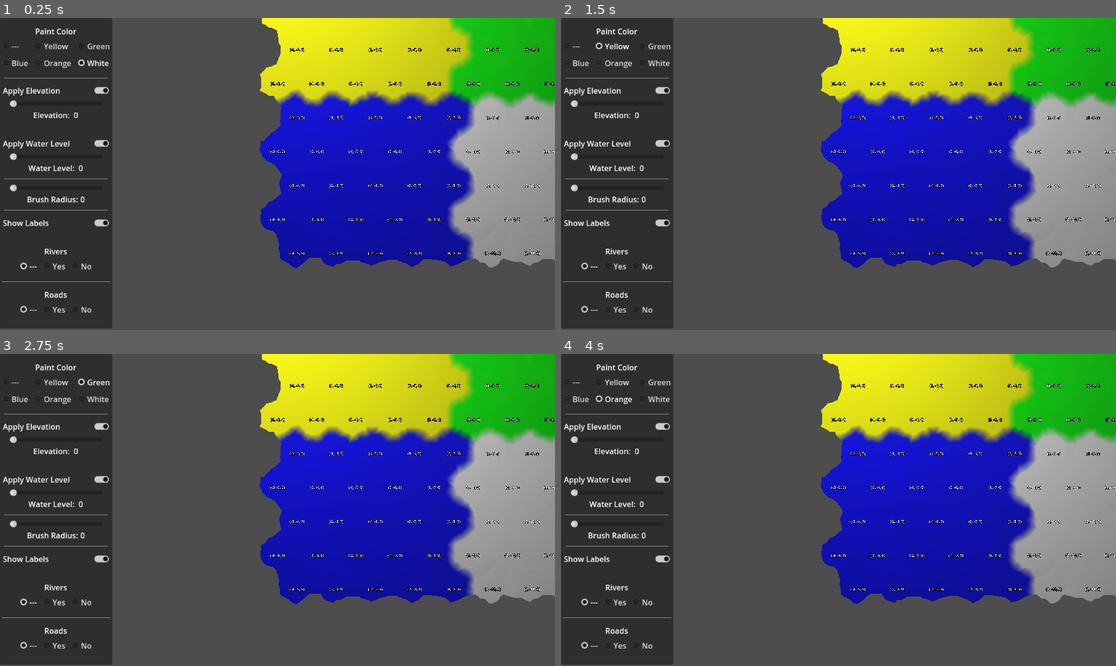
Above: before the commit, frames 1-4 (two rows, left to right).
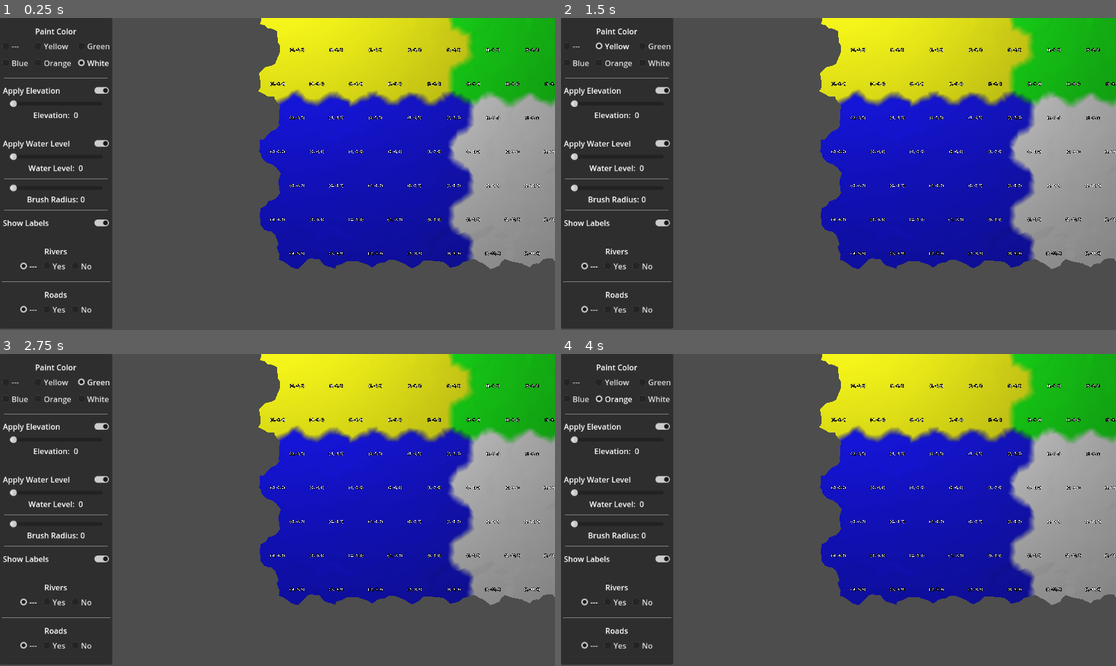
Above: after the commit, the same moments.

Repository: davepruitt/hex_map_godot
Game: Godot game, scene res://main.tscn
Two runs of this game, one before a commit and one after it. Both use one fixed random seed, a clock stepped at 60 frames per second and the inputs below.
Inputs:
- Up to frame 1 (0.25 s): no input
- Up to frame 2 (1.5 s): click "---" at 0.5 s; click "Yellow" at 1.25 s
- Up to frame 3 (2.75 s): click "Green" at 2 s
- Up to frame 4 (4 s): click "Blue" at 2.75 s; click "Orange" at 3.5 s

The runs differ from the first frame. In frame 1, 0.5% of the frame differs, in the area x 46-100%, y 0-81%; in frame 2, 0.5%; in frame 3, 0.5%; in frame 4, 0.5%.

Commit message:
Continued working on shore water to make it so it appears better when next to large cliffs. Completed through section 5.1 of tutorial 8.

Diff:
--- a/hex_project_godot/hex_grid_chunk.gd
+++ b/hex_project_godot/hex_grid_chunk.gd
@@ -711,15 +711,15 @@
 func _triangulate_open_water (direction: HexDirectionsClass.HexDirections,
 	cell: HexCell, neighbor: HexCell, center: Vector3) -> void:
 
-	var c1: Vector3 = center + HexMetrics.get_first_solid_corner(direction)
-	var c2: Vector3 = center + HexMetrics.get_second_solid_corner(direction)
+	var c1: Vector3 = center + HexMetrics.get_first_water_corner(direction)
+	var c2: Vector3 = center + HexMetrics.get_second_water_corner(direction)
 
 	_water.add_perturbed_triangle(center, c2, c1,
 		Color.WHITE, Color.WHITE, Color.WHITE,
 		)
 
 	if (direction <= HexDirectionsClass.HexDirections.SE) and (neighbor != null):
-		var bridge: Vector3 = HexMetrics.get_bridge(direction)
+		var bridge: Vector3 = HexMetrics.get_water_bridge(direction)
 		var e1: Vector3 = c1 + bridge
 		var e2: Vector3 = c2 + bridge
 
@@ -732,15 +732,15 @@
 				return
 
 			_water.add_perturbed_triangle(c2,
-				c2 + HexMetrics.get_bridge(HexDirectionsClass.next(direction)),
+				c2 + HexMetrics.get_water_bridge(HexDirectionsClass.next(direction)),
 				e2, Color.WHITE, Color.WHITE, Color.WHITE)
 
 func _triangulate_shore_water (direction: HexDirectionsClass.HexDirections,
 	cell: HexCell, neighbor: HexCell, center: Vector3) -> void:
 
 	var e1: EdgeVertices = EdgeVertices.new(
-		center + HexMetrics.get_first_solid_corner(direction),
-		center + HexMetrics.get_second_solid_corner(direction)
+		center + HexMetrics.get_first_water_corner(direction),
+		center + HexMetrics.get_second_water_corner(direction)
 	)
 
 	_water.add_perturbed_triangle(center, e1.v2, e1.v1,
@@ -752,10 +752,11 @@
 	_water.add_perturbed_triangle(center, e1.v5, e1.v4,
 		Color.WHITE, Color.WHITE, Color.WHITE)
 
-	var bridge: Vector3 = HexMetrics.get_bridge(direction)
+	var center2: Vector3 = neighbor.position
+	center2.y = center.y
 	var e2: EdgeVertices = EdgeVertices.new(
-		e1.v1 + bridge,
-		e1.v5 + bridge
+		center2 + HexMetrics.get_second_solid_corner(HexDirectionsClass.opposite(direction)),
+		center2 + HexMetrics.get_first_solid_corner(HexDirectionsClass.opposite(direction))
 	)
 
 	_water_shore.add_perturbed_quad_with_uv(e1.v1, e1.v2, e2.v1, e2.v2,
@@ -773,12 +774,19 @@
 
 	var next_neighbor: HexCell = cell.get_neighbor(HexDirectionsClass.next(direction))
 	if (next_neighbor != null):
+		var v3: Vector3 = next_neighbor.position
+		if (next_neighbor.is_underwater):
+			v3 += HexMetrics.get_first_water_corner(HexDirectionsClass.previous(direction))
+		else:
+			v3 += HexMetrics.get_first_solid_corner(HexDirectionsClass.previous(direction))
+		v3.y = center.y
+
 		var v_val: float = 1.0
 		if (next_neighbor.is_underwater):
 			v_val = 0.0
 
 		_water_shore.add_perturbed_triangle_with_uv(e1.v5,
-			e1.v5 + HexMetrics.get_bridge(HexDirectionsClass.next(direction)),
+			v3,
 			e2.v5,
 			Color.WHITE, Color.WHITE, Color.WHITE,
 			Vector2(0, 0),
--- a/hex_project_godot/hex_metrics.gd
+++ b/hex_project_godot/hex_metrics.gd
@@ -18,7 +18,7 @@
 	Vector3(0, 0, OUTER_RADIUS),
 ]
 
-const SOLID_FACTOR: float = 0.75
+const SOLID_FACTOR: float = 0.8
 
 const BLEND_FACTOR: float = 1.0 - SOLID_FACTOR
 
@@ -49,6 +49,10 @@
 const RIVER_SURFACE_ELEVATION_OFFSET: float = 0.5 * STREAM_BED_ELEVATION_OFFSET
 
 const WATER_ELEVATION_OFFSET: float = -0.1
+
+const WATER_FACTOR = 0.6
+
+const WATER_BLEND_FACTOR = 1.0 - WATER_FACTOR
 
 #endregion
 
@@ -100,8 +104,17 @@
 static func get_second_solid_corner (direction: HexDirectionsClass.HexDirections) -> Vector3:
 	return HexMetrics.CORNERS[int(direction) + 1] * HexMetrics.SOLID_FACTOR
 
+static func get_first_water_corner (direction: HexDirectionsClass.HexDirections) -> Vector3:
+	return HexMetrics.CORNERS[int(direction)] * HexMetrics.WATER_FACTOR
+
+static func get_second_water_corner (direction: HexDirectionsClass.HexDirections) -> Vector3:
+	return HexMetrics.CORNERS[int(direction) + 1] * HexMetrics.WATER_FACTOR
+
 static func get_bridge (direction: HexDirectionsClass.HexDirections) -> Vector3:
 	return (HexMetrics.CORNERS[int(direction)] + HexMetrics.CORNERS[int(direction) + 1]) * HexMetrics.BLEND_FACTOR
+
+static func get_water_bridge (direction: HexDirectionsClass.HexDirections) -> Vector3:
+	return (HexMetrics.CORNERS[int(direction)] + HexMetrics.CORNERS[int(direction) + 1]) * HexMetrics.WATER_BLEND_FACTOR
 
 static func terrace_lerp (a: Vector3, b: Vector3, step: int) -> Vector3:
 	var h = step * HORIZONTAL_TERRACE_STEP_SIZE
--- a/hex_project_godot/water_shader.gdshader
+++ b/hex_project_godot/water_shader.gdshader
@@ -1,4 +1,6 @@
 shader_type spatial;
+
+#include "water.gdshaderinc"
 
 uniform vec4 base_color : source_color;
 uniform sampler2D noise_texture;
@@ -14,19 +16,7 @@
 
 void fragment()
 {
-	vec2 uv1 = world_position.xz;
-	uv1.y += TIME * 0.25;
-	vec4 noise1 = texture(noise_texture, uv1 * 0.025);
-
-	vec2 uv2 = world_position.xz;
-	uv2.x += TIME * 0.25;
-	vec4 noise2 = texture(noise_texture, uv2 * 0.025);
-
-	float blend_wave = sin((world_position.x + world_position.z) * 0.1f + (noise1.z + noise2.z) + TIME);
-	blend_wave *= blend_wave;
-
-	float waves = mix(noise1.z, noise1.w, blend_wave) + mix(noise2.z, noise2.y, blend_wave);
-	waves = smoothstep(0.75, 2.0, waves);
+	float waves = compute_waves(world_position.xz, noise_texture);
 
 	vec4 c = clamp(base_color + waves, 0.0, 1.0);
 	ALBEDO = c.rgb;
--- a/hex_project_godot/water_shore_shader.gdshader
+++ b/hex_project_godot/water_shore_shader.gdshader
@@ -1,4 +1,6 @@
 shader_type spatial;
+
+#include "water.gdshaderinc"
 
 uniform vec4 base_color : source_color;
 uniform sampler2D noise_texture;
@@ -15,23 +17,12 @@
 void fragment()
 {
 	float shore = UV.y;
-	shore = sqrt(shore);
+	float foam = compute_foam(shore, world_position.xz, noise_texture);
+	float waves = compute_waves(world_position.xz, noise_texture);
 
-	vec2 noise_uv = world_position.xz + TIME * 0.25;
-	vec4 noise = texture(noise_texture, noise_uv * 0.015);
+	waves *= 1.0 - shore;
 
-	float distortion1 = noise.x * (1.0 - shore);
-	float foam1 = sin((shore + distortion1) * 10.0 - TIME);
-	foam1 *= foam1 * shore;
-
-	float distortion2 = noise.y * (1.0 - shore);
-	float foam2 = sin((shore + distortion2) * 10.0 + TIME + 2.0);
-	foam2 *= foam2 * 0.7;
-
-	float foam = max(foam1, foam2) * shore;
-
-	//vec4 c = clamp(base_color + waves, 0.0, 1.0);
-	vec4 c = clamp(base_color + foam, 0.0, 1.0);
+	vec4 c = clamp(base_color + max(foam, waves), 0.0, 1.0);
 	ALBEDO = c.rgb;
 	ALPHA = c.a;
 }
Not shown, added: hex_project_godot/water.gdshaderinc
